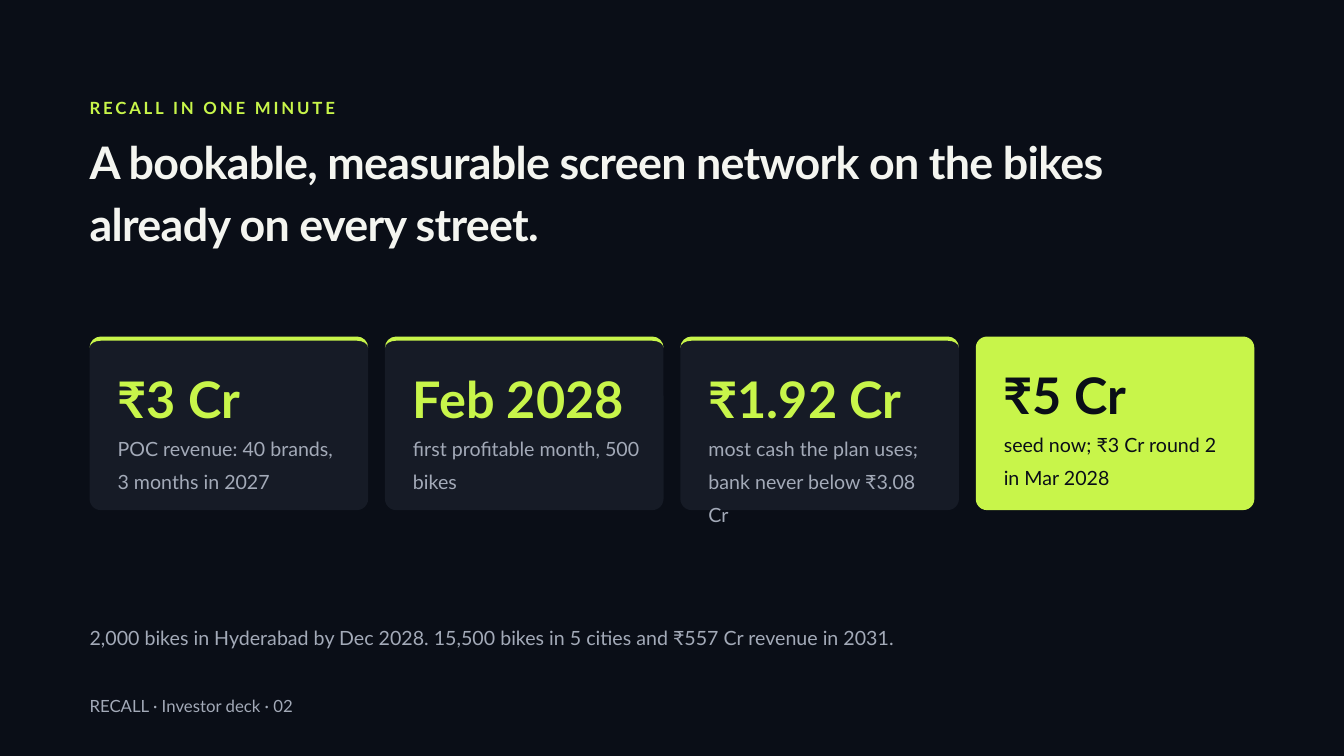
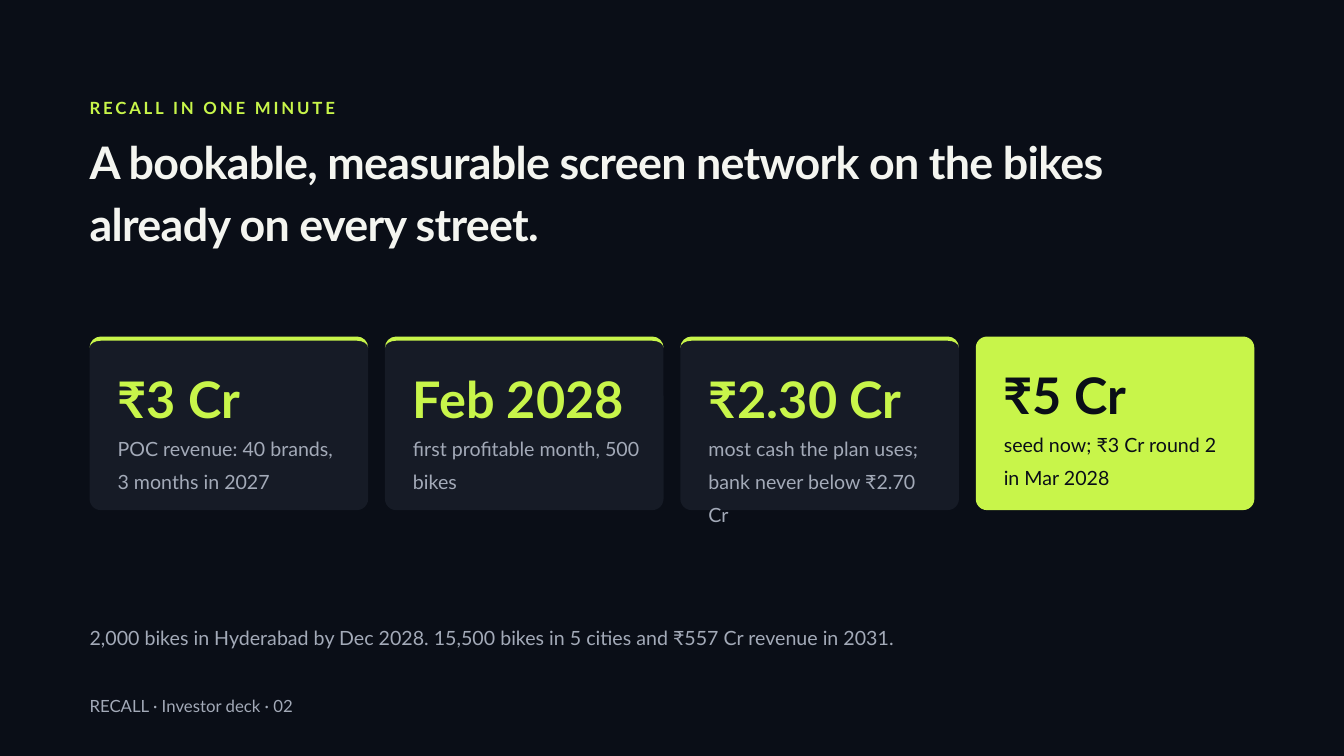
Before and after one commit to Picorus/recall-platform, a slide deck: slide 2 of docs/investor/01_RECALL_Investor_Deck_v5.4.pptx. Drawn at 1344x756 pixels with LibreOffice and Linux fonts; fonts in the diff are those of the drawing. Boxes give left, top, right and bottom in pixels: in the first picture for what was removed or moved away, otherwise in the second. Text is boxed around its words. In the diff, an @@ line names an element or a change of style, - is before the commit and + after.

```diff
--- a/docs/investor/01_RECALL_Investor_Deck_v5.4.pptx
+++ b/docs/investor/01_RECALL_Investor_Deck_v5.4.pptx
@@ text at (708, 381, 901, 419): text changed @@
-₹1.92 Cr
+₹2.30 Cr
@@ text at (708, 441, 917, 489): text changed @@
-most cash the plan uses; bank never below ₹3.08 Cr
+most cash the plan uses; bank never below ₹2.70 Cr
```
Also in this commit, not shown: 16 other slides changed, 8 other files.
